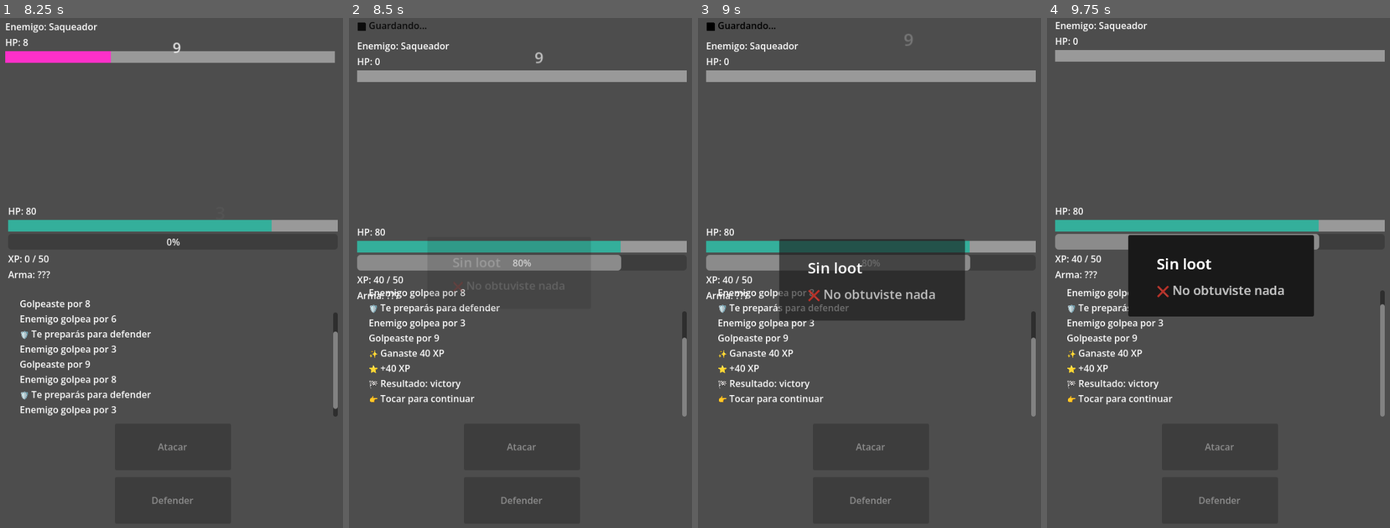
Above: before the commit, frames 1-4 (left to right).
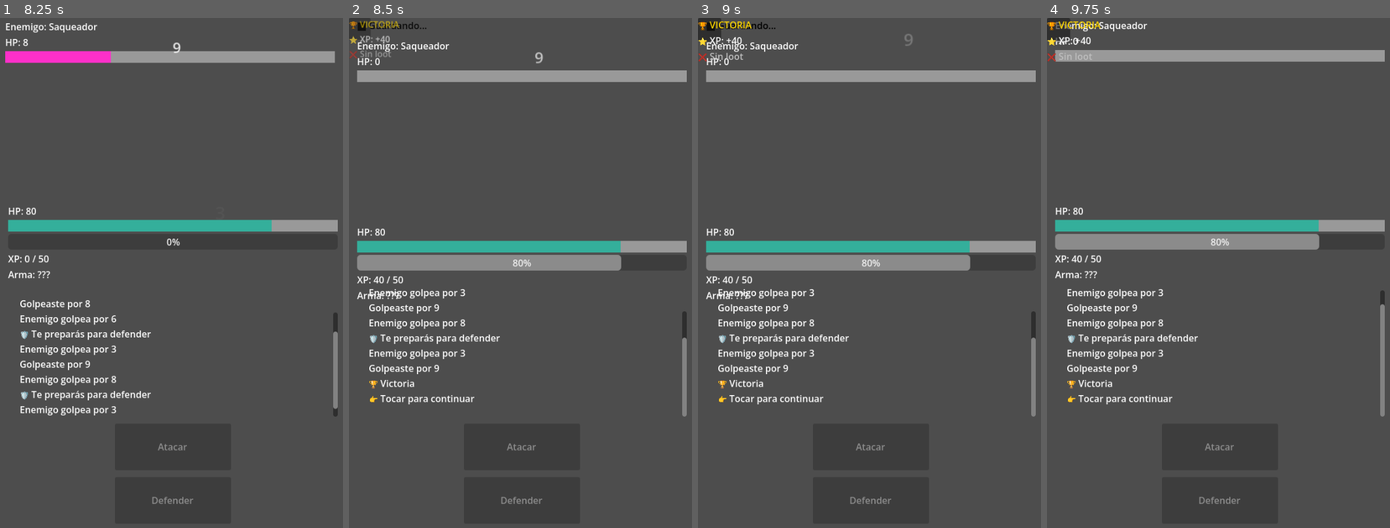
Above: after the commit, the same moments.

Repository: MirandaFrancoCBA/apocalypsheep
Game: Godot game, scene res://scenes/main_menu.tscn
The game is run twice, just before and just after one commit, with the same random seed, the same clock (stepped at 60 frames per second) and the same inputs.
Inputs:
- Up to frame 1 (8.25 s): click "CONTINUAR" at 0.5 s; click "Ciudad destruida (Lv 1-3)" at 1.25 s; click "Atacar" at 2 s; click "Defender" at 3.5 s; click "Atacar" at 5 s; tap Enter at 5.75 s; click "Defender" at 6.5 s; click "Atacar" at 8 s
- Up to frame 2 (8.5 s): no input
- Up to frame 3 (9 s): no input
- Up to frame 4 (9.75 s): no input

Frame 1 is identical in both runs. In frame 2, 1.6% of the frame differs, in the area x 0-53%, y 0-73%; in frame 3, 10%; in frame 4, 10%, in the area x 0-78%, y 0-73%.

Commit message:
Feat: new combat popup

Diff:
--- /dev/null
+++ b/scenes/ui/combat_result_popup.tscn
@@ -0,0 +1,34 @@
+[gd_scene format=3 uid="uid://dilm5y432bhba"]
+
+[ext_resource type="Script" uid="uid://c8wf81wo5pgrt" path="res://scripts/ui/combat_result_popup.gd" id="1_f5ltw"]
+
+[node name="CombatResultPopup" type="Control" unique_id=1442774500]
+layout_mode = 3
+anchors_preset = 15
+anchor_right = 1.0
+anchor_bottom = 1.0
+grow_horizontal = 2
+grow_vertical = 2
+script = ExtResource("1_f5ltw")
+
+[node name="Panel" type="Panel" parent="." unique_id=2088814185]
+layout_mode = 0
+offset_right = 40.0
+offset_bottom = 40.0
+
+[node name="VBoxContainer" type="VBoxContainer" parent="Panel" unique_id=2102876238]
+layout_mode = 0
+offset_right = 40.0
+offset_bottom = 40.0
+
+[node name="LabelTitle" type="Label" parent="Panel/VBoxContainer" unique_id=1808427225]
+layout_mode = 2
+
+[node name="LabelXP" type="Label" parent="Panel/VBoxContainer" unique_id=135300782]
+layout_mode = 2
+
+[node name="LabelLoot" type="Label" parent="Panel/VBoxContainer" unique_id=789265155]
+layout_mode = 2
+
+[node name="LabelContinue" type="Label" parent="Panel/VBoxContainer" unique_id=2070686402]
+layout_mode = 2
--- /dev/null
+++ b/scripts/ui/combat_result_popup.gd
@@ -0,0 +1,86 @@
+extends Control
+class_name CombatResultPopup
+
+@onready var label_title: Label = $Panel/VBoxContainer/LabelTitle
+@onready var label_xp: Label = $Panel/VBoxContainer/LabelXP
+@onready var label_loot: Label = $Panel/VBoxContainer/LabelLoot
+@onready var label_continue: Label = $Panel/VBoxContainer/LabelContinue
+
+func show_result(
+	result: String,
+	xp: int,
+	loot: Dictionary
+) -> void:
+
+	# ─────────────────────────
+	# TITLE
+	# ─────────────────────────
+	if result == "victory":
+		label_title.text = "🏆 VICTORIA"
+		label_title.modulate = Color.GOLD
+	else:
+		label_title.text = "💀 DERROTA"
+		label_title.modulate = Color.RED
+
+	# ─────────────────────────
+	# XP
+	# ─────────────────────────
+	label_xp.text = "⭐ XP: +" + str(xp)
+
+	# ─────────────────────────
+	# LOOT
+	# ─────────────────────────
+	if loot.is_empty():
+		label_loot.text = "❌ Sin loot"
+		label_loot.modulate = Color.GRAY
+	else:
+		var rarity = loot.get("rarity", "common")
+		var item_name = loot.get("name", "Item")
+
+		label_loot.text = _rarity_icon(rarity) + " " + item_name
+
+		match rarity:
+			"common":
+				label_loot.modulate = Color.WHITE
+
+			"rare":
+				label_loot.modulate = Color(0.4, 0.6, 1.0)
+
+			"epic":
+				label_loot.modulate = Color(0.7, 0.4, 1.0)
+
+	# ─────────────────────────
+	# ANIM
+	# ─────────────────────────
+	scale = Vector2(0.8, 0.8)
+	modulate.a = 0.0
+
+	var tween = create_tween()
+
+	tween.parallel().tween_property(
+		self,
+		"scale",
+		Vector2.ONE,
+		0.25
+	)
+
+	tween.parallel().tween_property(
+		self,
+		"modulate:a",
+		1.0,
+		0.25
+	)
+
+func _rarity_icon(rarity: String) -> String:
+	match rarity:
+		"common":
+			return "⚪"
+
+		"rare":
+			return "🔵"
+
+		"epic":
+			return "🟣"
+
+		_:
+			return "❓"
--- a/scripts/ui/combat_screen.gd
+++ b/scripts/ui/combat_screen.gd
@@ -28,7 +28,9 @@
 const DamageNumberScene = preload(
 	"res://scenes/ui/damage_number.tscn"
 )
-
+const CombatResultPopupScene = preload(
+	"res://scenes/ui/combat_result_popup.tscn"
+)
 
 # ─────────────────────────────────────────
 # CONFIG
@@ -306,31 +308,55 @@
 
 	GameManager.set_combat_result(result)
 
+	var xp_gained := 0
+	var loot := {}
+
 	if result == "victory":
-		var xp_gained := 40
+
+		# ─────────────────────────
+		# XP
+		# ─────────────────────────
+		xp_gained = 40
 		GameManager.add_xp(xp_gained)
 
-		add_log("✨ Ganaste " + str(xp_gained) + " XP")
-
-		# 💥 feedback visible
-		label_result.text += "\n⭐ +" + str(xp_gained) + " XP"
-
+		# ─────────────────────────
+		# LOOT
+		# ─────────────────────────
 		if _roll_drop():
-			var loot = _generate_loot()
+			loot = _generate_loot()
+
 			if loot.size() > 0:
 				GameManager.add_item_to_inventory(loot)
-				add_log("🎁 Obtuviste: " + loot.get("name", "Item"))
-				_show_loot_popup(loot)       # ✅ con loot
-			else:
-				_show_loot_popup({})         # ✅ sin loot
-		else:
-			_show_loot_popup({})             # ✅ drop falló
-
-	add_log("🏁 Resultado: " + result)
+
+	# ─────────────────────────
+	# POPUP RESULTADO
+	# ─────────────────────────
+	_show_combat_result_popup(
+		result,
+		xp_gained,
+		loot
+	)
+
+	# ─────────────────────────
+	# LOG MINIMALISTA
+	# (solo info importante realtime)
+	# ─────────────────────────
+	if result == "victory":
+		add_log("🏆 Victoria")
+	else:
+		add_log("💀 Derrota")
+
 	add_log("👉 Tocar para continuar")
 
+	# ─────────────────────────
+	# UI
+	# ─────────────────────────
 	button_attack.disabled = true
 	button_defend.disabled = true
+
+	# ─────────────────────────
+	# SAVE
+	# ─────────────────────────
 	GameManager._save_game()
 
 # ─────────────────────────────────────────
@@ -561,3 +587,19 @@
 	else:
 		print("[LootPopup] ❌ show_loot no existe en este nodo")
 		print("[LootPopup] Métodos disponibles: ", popup.get_method_list().map(func(m): return m["name"]))
+
+func _show_combat_result_popup(
+	result: String,
+	xp: int,
+	loot: Dictionary
+) -> void:
+
+	var popup = CombatResultPopupScene.instantiate()
+
+	get_tree().current_scene.add_child(popup)
+
+	popup.show_result(
+		result,
+		xp,
+		loot
+	)
Not shown, added: scripts/ui/combat_result_popup.gd.uid
